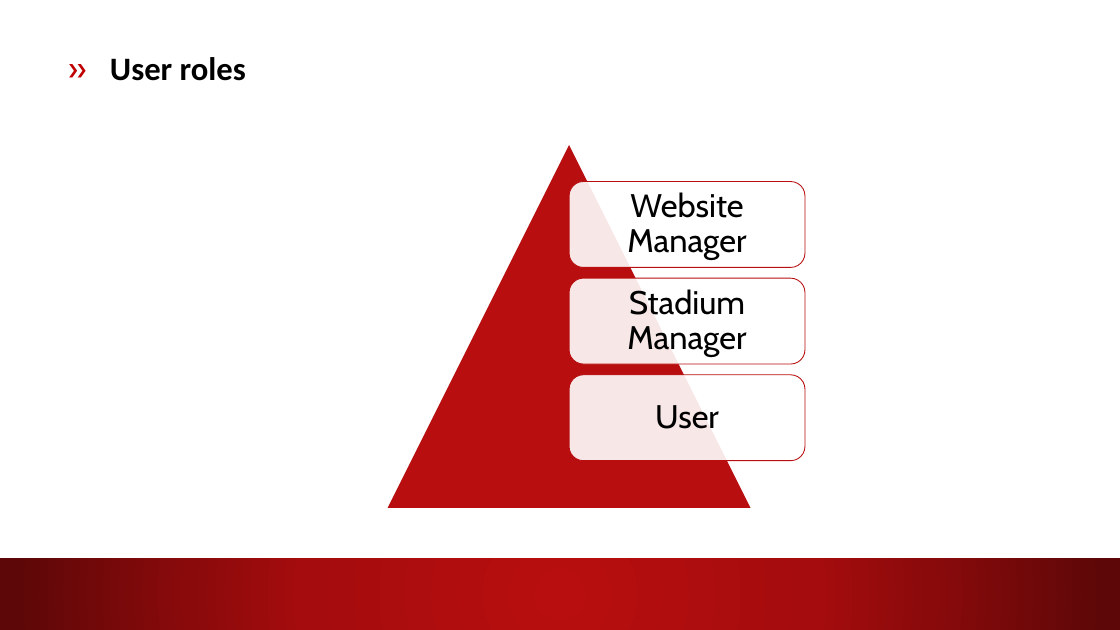
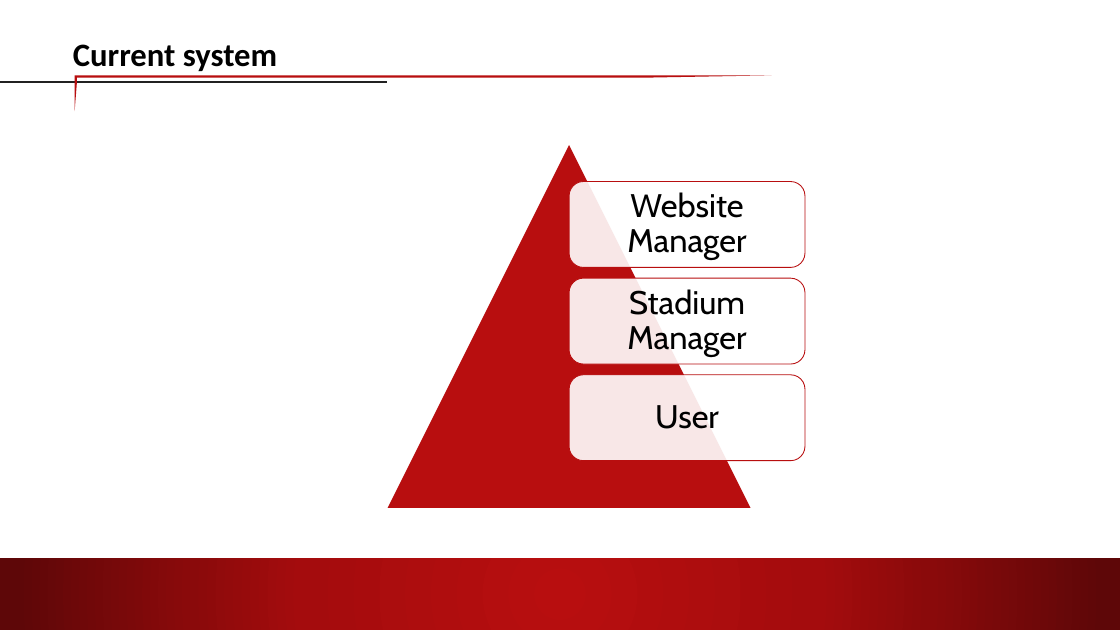
Before and after one commit to lighting92/football-pitches-booking, a slide deck: slide 9 of Material/ThinhND/FPB_CP_Presentation.pptx. Drawn at 1120x630 pixels with LibreOffice and Linux fonts; fonts in the diff are those of the drawing; background and template pictures are left out. Boxes give left, top, right and bottom in pixels: in the first picture for what was removed or moved away, otherwise in the second. Text is boxed around its words. In the diff, an @@ line names an element or a change of style, - is before the commit and + after.

```diff
--- a/Material/ThinhND/FPB_CP_Presentation.pptx
+++ b/Material/ThinhND/FPB_CP_Presentation.pptx
@@ text added at box(73, 44, 277, 71), 28 pt, text #000000, bold @@
+Current system
@@ text removed at box(110, 57, 246, 81) @@
-» User roles
@@ line added from (0, 82) to (386, 82), #212121 2.25 pt @@
@@ freeform shape added at box(75, 76, 772, 112), fill #B80E0F @@
```
Also in this commit, not shown: 5 other slides changed, 1 slide added, 1 slide removed.
